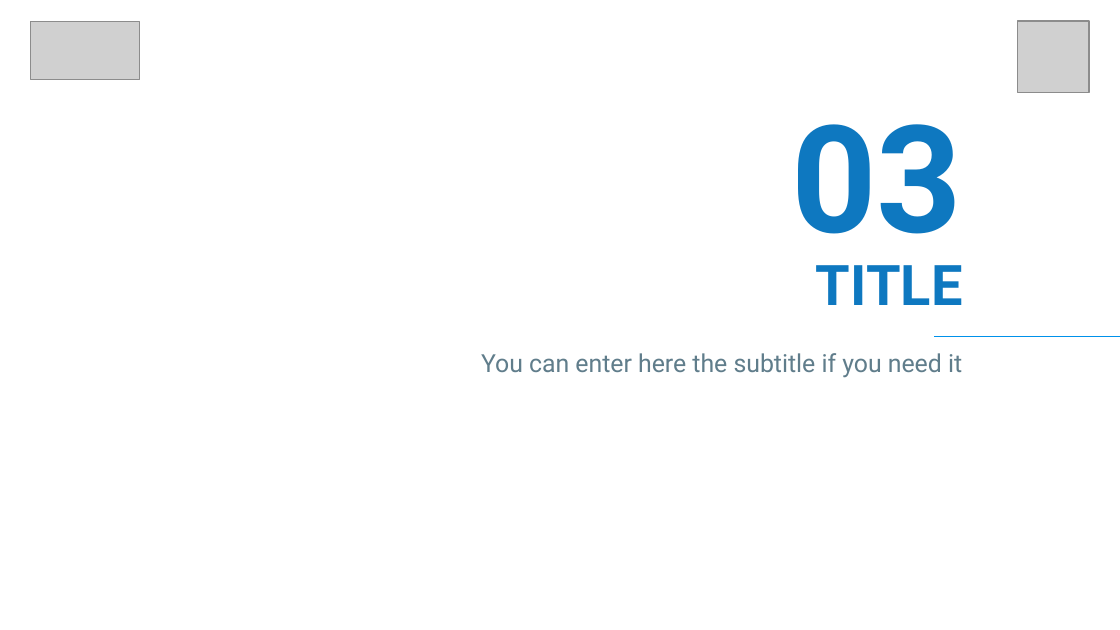
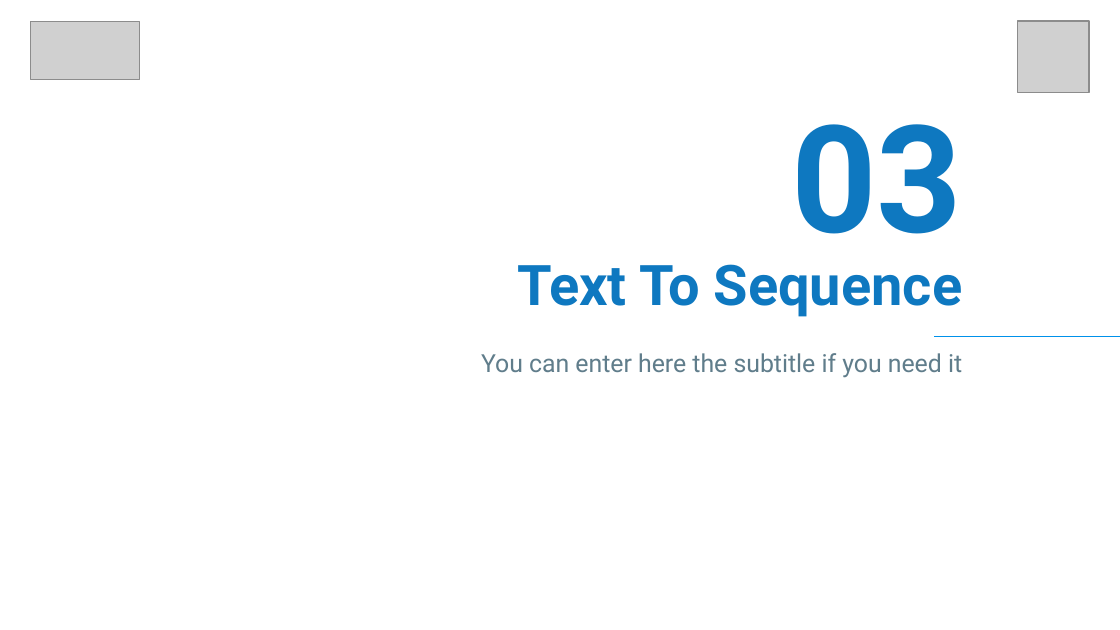
Before and after one commit to VinhDevNguyen/Tensorflow_Seminar, a slide deck: slide 14 of 3_NLP_In_TF/Week_1/Slide/Sentiment_In_Text.pptx. Drawn at 1120x630 pixels with LibreOffice and Linux fonts; fonts in the diff are those of the drawing; grey boxes stand for pictures; background and template pictures are left out. Boxes give left, top, right and bottom in pixels: in the first picture for what was removed or moved away, otherwise in the second. Text is boxed around its words. In the diff, an @@ line names an element or a change of style, - is before the commit and + after.

```diff
--- a/3_NLP_In_TF/Week_1/Slide/Sentiment_In_Text.pptx
+++ b/3_NLP_In_TF/Week_1/Slide/Sentiment_In_Text.pptx
@@ title at (517, 264, 963, 317): text changed @@
-TITLE
+Text To Sequence
```
Also in this commit, not shown: 6 other slides changed, 11 slides added, 5 slides removed.
